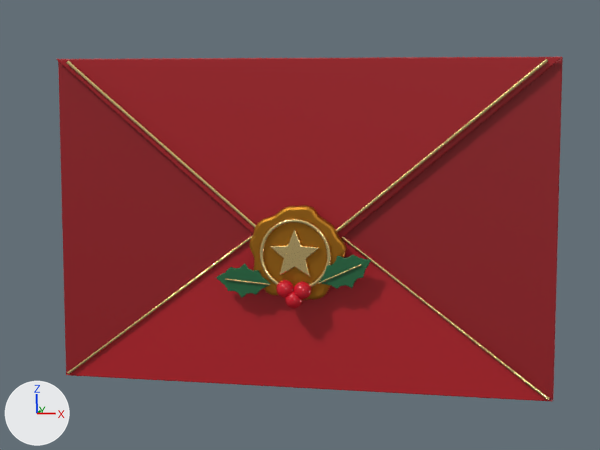
Renders of the Blender file models/christmas-envelope/envelope.blend from each side of a commit.
Before and after are seen from the file's camera 'PreviewCamera'. Lighting does not change. The marker at lower left points along +X, +Y and +Z. The older version comes first. Both versions are drawn at frame 10 of the action 'Open_Seal'; the numbers are the values there.

Objects in the first picture: 'Flap', 'FlapTrim', 'PocketBottom', 'PocketLeft', 'PocketRight', 'PocketTrim', 'SealHolly0', 'SealHolly1', 'SealRing', 'SealStar', 'SealWax' and 5 more.
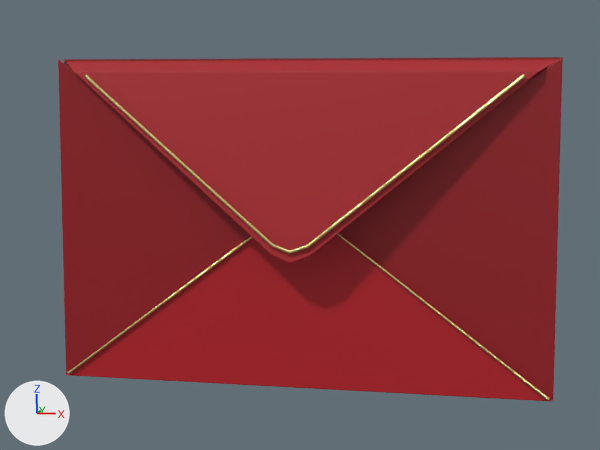
ob_seal is not drawn itself; it is the parent of ob_sealwax, ob_sealring, ob_sealstar, ob_sealholly0, ob_sealholly0vein, ob_sealholly1, ob_sealholly1vein, ob_berry0.

Where the change shows, as pixel boxes [x1, y1, x2, y2] in the pictures (600 x 450 px):
'Flap', reshaped, moved, turned
    before: [57, 57, 562, 238]
    after: [65, 59, 559, 263]
'SealWax', moved, turned, rescaled (not visible afterwards)
    before: [249, 205, 347, 300]
'FlapTrim', reshaped, moved, turned
    before: [67, 59, 548, 233]
    after: [84, 74, 525, 254]
'SealHolly1', moved, turned, rescaled (not visible afterwards)
    before: [320, 255, 371, 289]
'SealStar', moved, turned, rescaled (not visible afterwards)
    before: [270, 229, 320, 277]
'SealHolly0', moved, turned, rescaled (not visible afterwards)
    before: [216, 264, 271, 298]
'SealRing', moved, turned, rescaled (not visible afterwards)
    before: [259, 219, 331, 287]
'Berry1', moved, turned, rescaled (not visible afterwards)
    before: [293, 281, 311, 299]
'Berry0', moved, turned, rescaled (not visible afterwards)
    before: [276, 280, 294, 298]
'Berry2', moved, turned, rescaled (not visible afterwards)
    before: [285, 291, 303, 308]
'SealHolly1Vein', moved, turned, rescaled (not visible afterwards)
    before: [318, 264, 362, 284]
'SealHolly0Vein', moved, turned, rescaled (not visible afterwards)
    before: [225, 278, 271, 285]

Patch to the scene script:
```diff
--- a/models/christmas-envelope/envelope.blend.py
+++ b/models/christmas-envelope/envelope.blend.py
@@ mat_warmlining @@
+mat_warmlining = principled_material('WarmLining')
+mat_warmlining.base_color = (0.337, 0.0497, 0.0262)  # red #9d3f2d
+mat_warmlining.roughness = 0.85
@@ me_flap @@
 # used by ob_flap; parent = ob_envelope; location = (0.0, 0.015, 1.05)
-me_flap.from_pydata(...)  # 10 vertices, 7 faces; spans x -1.6..1.6, y -0.08..-0.07, z -1.29..0.0
+me_flap.from_pydata(...)  # 14 vertices, 11 faces; spans x -1.6..1.6, y -0.14..0.01, z -1.29..0.0
+# me_flap part 1: the whole mesh is rebuilt
 me_flap.materials.append(mat_redpaper)
+me_flap.materials.append(mat_warmlining)  # red #9d3f2d
@@ cu_flaptrim @@
 _sp = cu_flaptrim.splines.new('POLY'); _sp.points.add(4)
-_sp.points.foreach_set('co', [-1.51, -0.084, 1.03, 1.0, -0.11, -0.084, -0.14, 1.0, 0.0, -0.084, -0.18, 1.0, 0.11, -0.084, -0.14, 1.0, 1.51, -0.084, 1.03, 1.0])
+_sp.points.foreach_set('co', [-1.38, -0.084, 0.91, 1.0, -0.11, -0.084, -0.14, 1.0, 0.0, -0.084, -0.18, 1.0, 0.11, -0.084, -0.14, 1.0, 1.38, -0.084, 0.91, 1.0])
 cu_flaptrim.materials.append(mat_gold)
@@ ob_flap @@
 ob_flap.parent = ob_envelope
-ob_flap.location = (0.0, 0.015, 1.05)
+ob_flap.location = (0.0, 0.073, 1.044)
+ob_flap.rotation_euler = (-0.18, 0.0, 0.0)  # degrees (-10, 0, 0)
 _m = ob_flap.modifiers.new('Bevel', 'BEVEL')
@@ ob_flaptrim @@
 ob_flaptrim.parent = ob_flap
-ob_flaptrim.matrix_parent_inverse = Matrix(((1.0, 0.0, 0.0, 0.0), (0.0, 1.0, 0.0, -0.015), (0.0, 0.0, 1.0, -1.05), (0.0, 0.0, 0.0, 1.0)))
+ob_flaptrim.matrix_parent_inverse = Matrix(((1.0, 0.0, 0.0, 0.0), (0.0, 1.0, 0.0, -0.073), (0.0, 0.0, 1.0, -1.044), (0.0, 0.0, 0.0, 1.0)))
 ob_flaptrim.location = (0.0, 0.0, 0.0)
@@ ob_seal @@
 ob_seal.parent = ob_flap
-ob_seal.matrix_parent_inverse = Matrix(((1.0, 0.0, 0.0, 0.0), (0.0, 1.0, 0.0, -0.015), (0.0, 0.0, 1.0, -1.05), (0.0, 0.0, 0.0, 1.0)))
+ob_seal.matrix_parent_inverse = Matrix(((1.0, 0.0, 0.0, 0.0), (0.0, 1.0, 0.0, -0.073), (0.0, 0.0, 1.0, -1.044), (0.0, 0.0, 0.0, 1.0)))
 ob_seal.location = (0.0, 0.0, 0.0)
+ob_seal.scale = (0.029, 0.029, 0.029)
```
